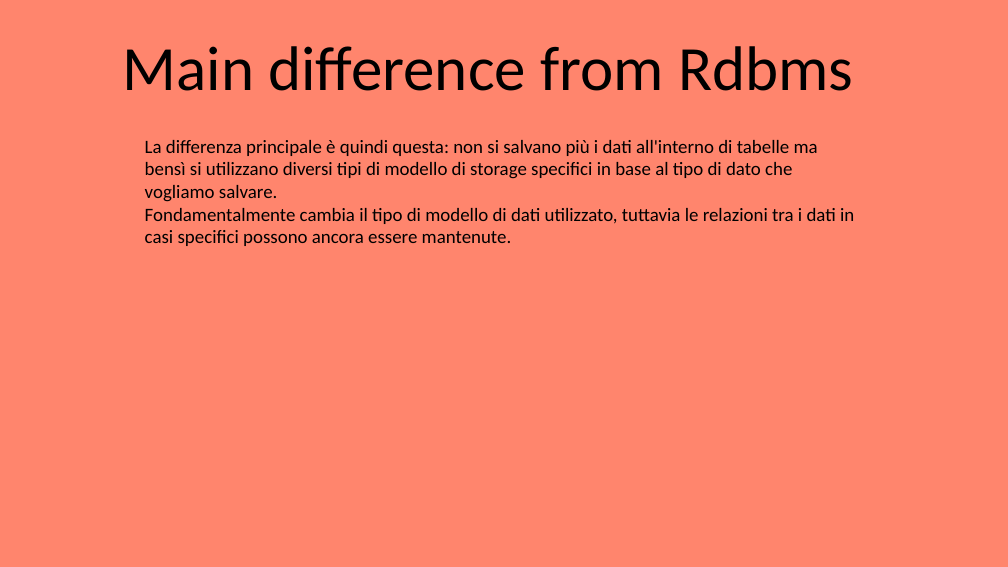
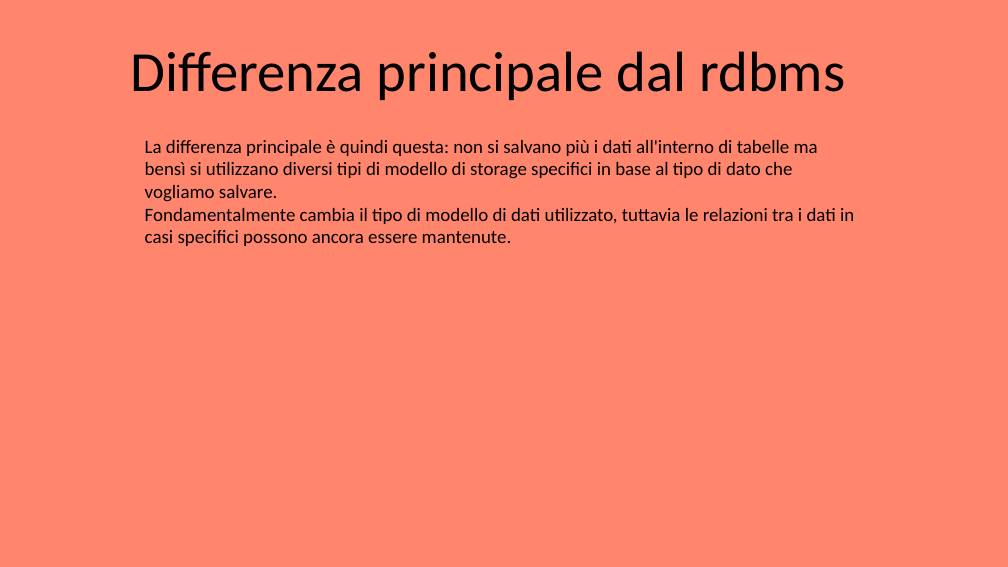
Before and after one commit to EmanueleCitarella/presentationAS, a slide deck: slide 18 of Sql vs NoSql.pptx. Drawn at 1008x567 pixels with LibreOffice and Linux fonts; fonts in the diff are those of the drawing. Boxes give left, top, right and bottom in pixels: in the first picture for what was removed or moved away, otherwise in the second. Text is boxed around its words. In the diff, an @@ line names an element or a change of style, - is before the commit and + after.

```diff
--- a/Sql vs NoSql.pptx
+++ b/Sql vs NoSql.pptx
@@ title at (131,51,845,100): text changed; size 60 to 54 pt @@
-Main difference from Rdbms
+Differenza principale dal rdbms
```
Also in this commit, not shown: 22 other slides changed, 1 slide added, 2 slides removed, 1 other file.
